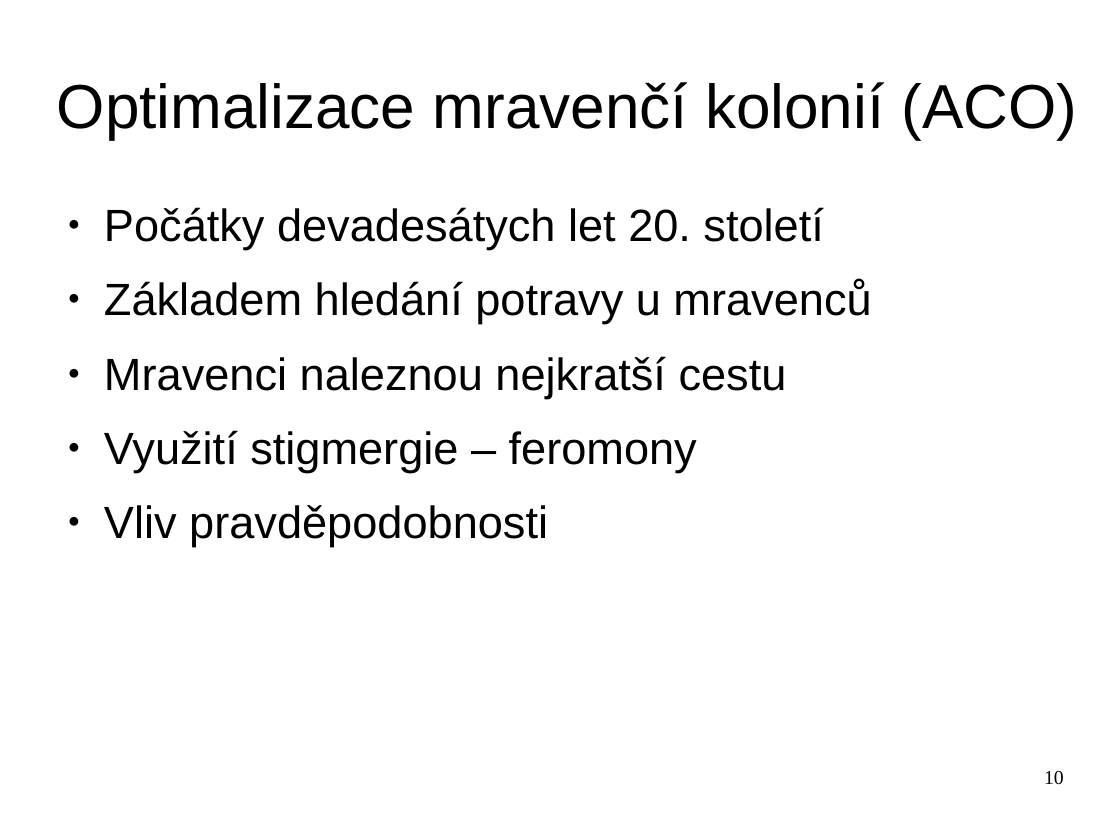
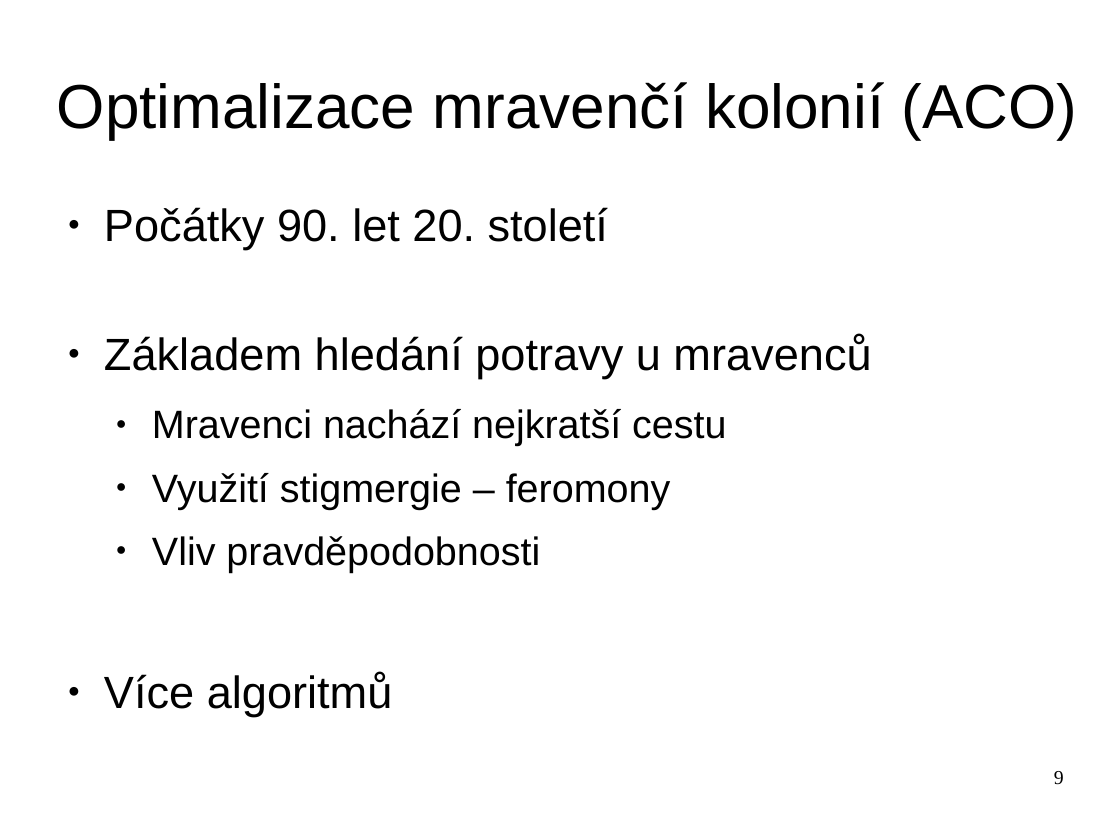
Before and after one commit to hellerstanislav/sin, a slide deck: slide 9 of presentation/swarm.odp (slide 10 before the commit). Drawn at 1120x840 pixels with LibreOffice and Linux fonts; fonts in the diff are those of the drawing. Boxes give left, top, right and bottom in pixels: in the first picture for what was removed or moved away, otherwise in the second. Text is boxed around its words. In the diff, an @@ line names an element or a change of style, - is before the commit and + after.

```diff
--- a/presentation/swarm.odp
+++ b/presentation/swarm.odp
@@ text at [104, 207, 608, 250]: text changed @@
-● Počátky devadesátych let 20. století
+● Počátky 90. let 20. století
@@ text at [152, 409, 726, 446]: text changed; size 32 to 28 pt @@
-● Mravenci naleznou nejkratší cestu
+  ● Mravenci nachází nejkratší cestu
@@ text at [152, 473, 671, 573]: size 32 to 28 pt in "Využití stigmergie – feromony", "Vliv pravděpodobnosti"; list level 1 to 2 in "Využití stigmergie – feromony"; list level 1 to 2 in "Vliv pravděpodobnosti" @@
@@ text at [104, 673, 393, 717]: paragraph added @@
+● Více algoritmů
@@ page number at [1054, 771, 1064, 785]: text changed @@
-10
+9
```
Also in this commit, not shown: 4 other slides changed, 1 slide added, 2 slides removed, 1 other file.
